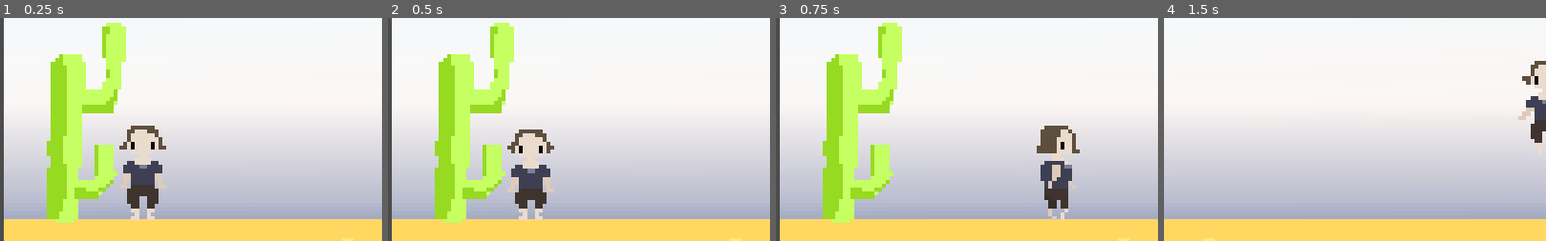
Above: before the commit, frames 1-4 (left to right).
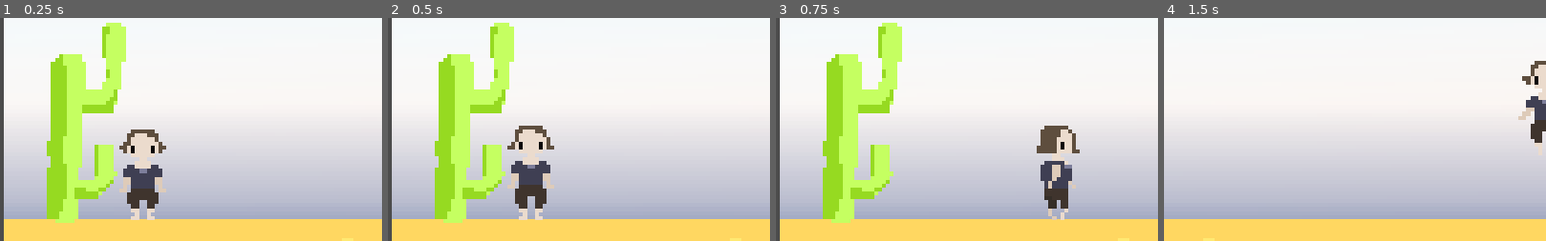
Above: after the commit, the same moments.

Repository: linasdev/qualia
Game: Godot game, scene res://scenes/scene4(desert)/scene4(desert).tscn
The game is run twice, just before and just after one commit, with the same random seed, the same clock (stepped at 60 frames per second) and the same inputs. This scene is started directly instead of the project's main scene.
Inputs (mouse positions are % of the whole screen's width and height, from its top left):
- Up to frame 1 (0.25 s): no input
- Up to frame 2 (0.5 s): no input
- Up to frame 3 (0.75 s): move the mouse to (72, 45) at 0.52 s; hold Right (ui_right) from 0.53 s (still down); click (72, 45) at 0.6 s
- Up to frame 4 (1.5 s): keep holding Right (ui_right); tap Space (jump) at 0.77 s; move the mouse to (30, 55) at 1.27 s; tap E (interact) at 1.35 s
The pictures show only the part of the screen within x 0-50%, y 18-68%; the shares and areas given below are measured in that part.

The runs differ from the first frame. In frame 1, 1.0% of the frame differs, in the area x 31-44%, y 48-82%; in frame 2, 1.0%; in frame 3, nothing differs; in frame 4, nothing differs.

Commit message:
nothing

Diff:
--- a/scenes/scene4(desert)/scene4(desert).tscn
+++ b/scenes/scene4(desert)/scene4(desert).tscn
@@ -34,9 +34,6 @@
 limit_bottom = 103
 drag_margin_top = 0.5
 drag_margin_bottom = 0.0
-
-[node name="animated_sprite" parent="Player" index="2"]
-frame = 0
 
 [node name="Ground" type="StaticBody2D" parent="."]
 position = Vector2( 7.62939e-06, -3.8147e-06 )
